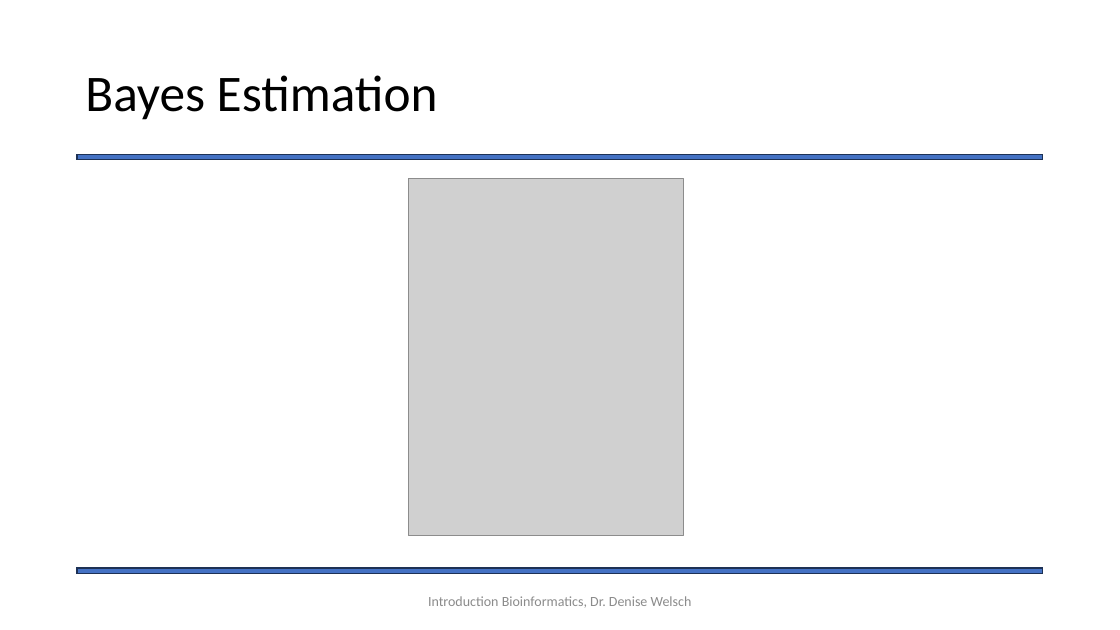
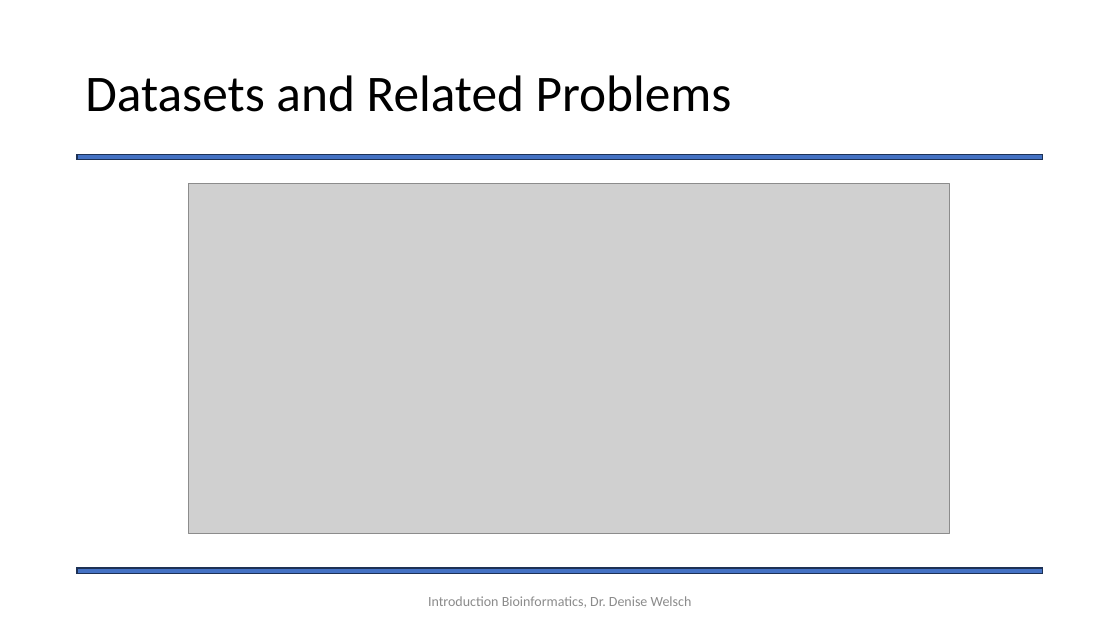
Before and after one commit to Statsomat/BayesTwoProp, a slide deck: slide 12 of documents/Introduction.pptx (slide 14 before the commit). Drawn at 1120x630 pixels with LibreOffice and Linux fonts; fonts in the diff are those of the drawing; grey boxes stand for pictures. Boxes give left, top, right and bottom in pixels: in the first picture for what was removed or moved away, otherwise in the second. Text is boxed around its words. In the diff, an @@ line names an element or a change of style, - is before the commit and + after.

```diff
--- a/documents/Introduction.pptx
+++ b/documents/Introduction.pptx
@@ title at (85, 75, 732, 112): text changed @@
-Bayes Estimation
+Datasets and Related Problems
@@ picture: place and size @@
-picture at (408, 179, 683, 536)
+picture at (188, 184, 950, 534)
```
Also in this commit, not shown: 11 other slides changed, 1 other file.
